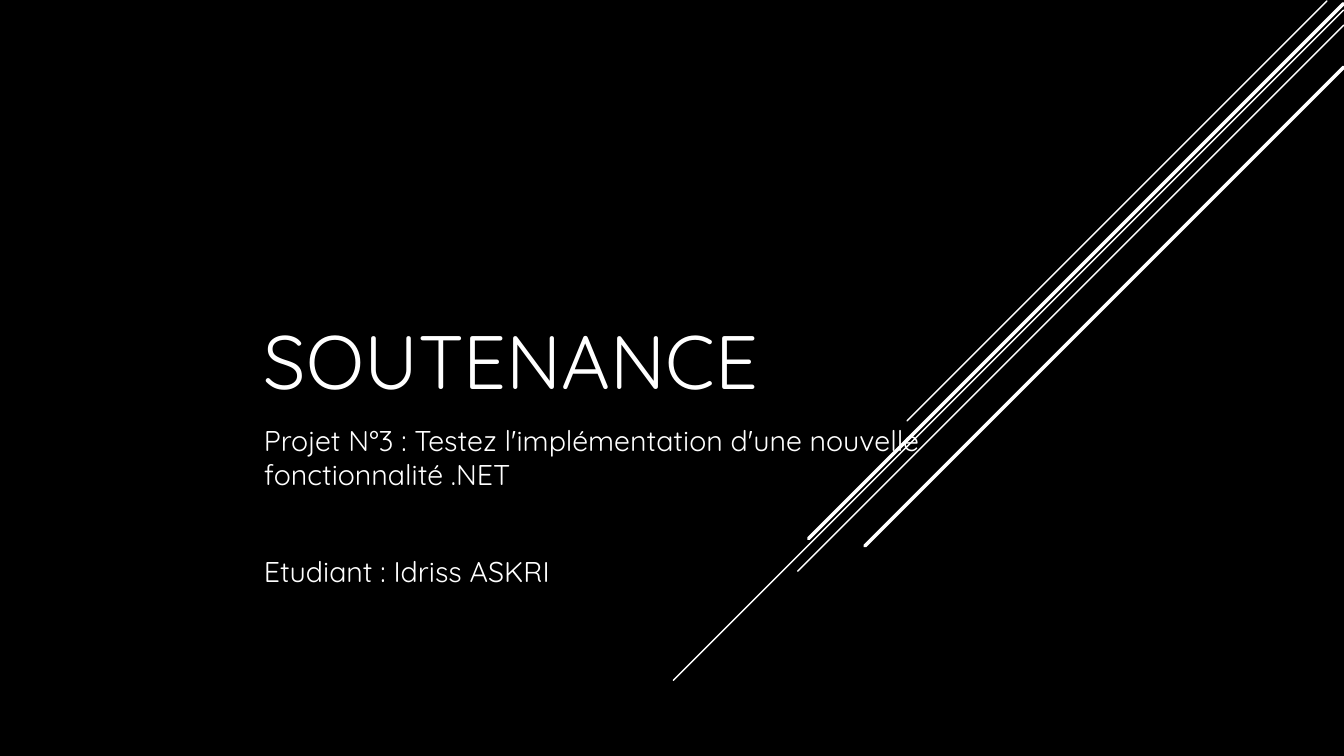
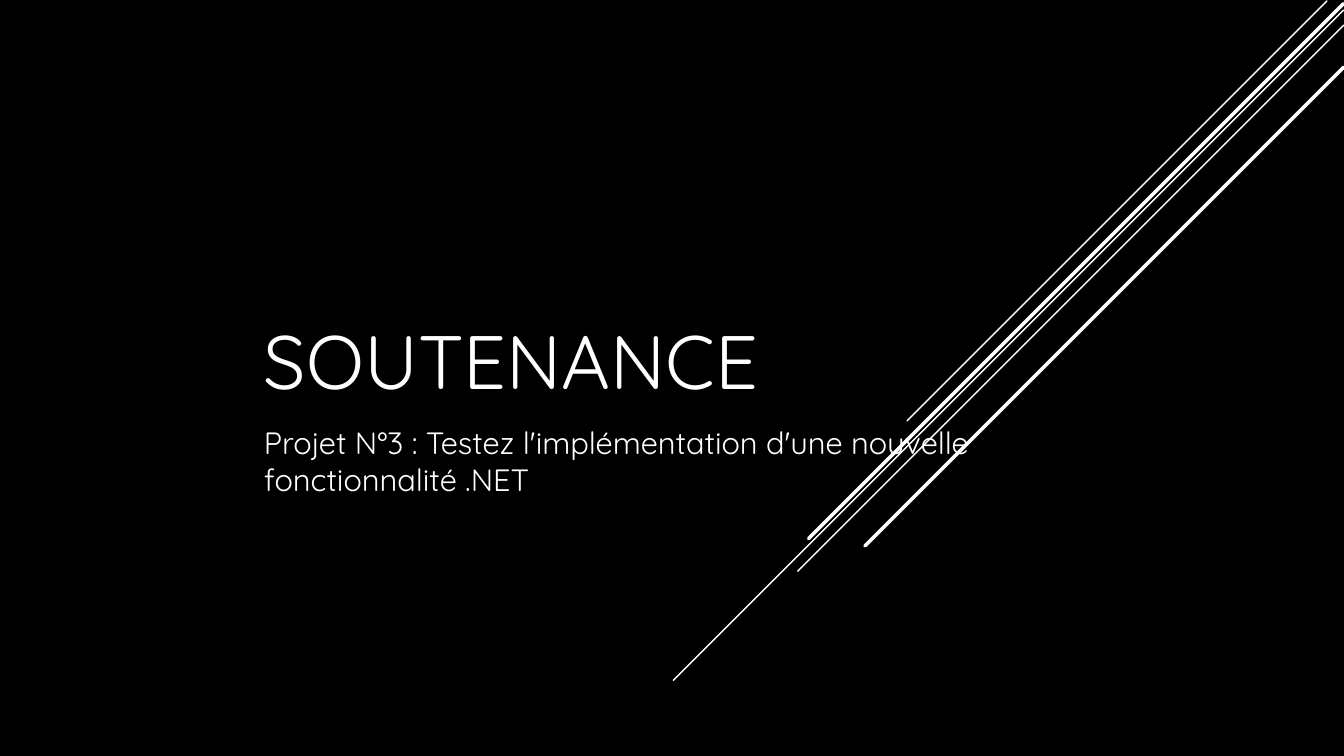
Before and after one commit to MrGenKis/Projet_n3, a slide deck: slide 1 of Presentation.pptx. Drawn at 1344x756 pixels with LibreOffice and Linux fonts; fonts in the diff are those of the drawing; background and template pictures are left out. Boxes give left, top, right and bottom in pixels: in the first picture for what was removed or moved away, otherwise in the second. Text is boxed around its words. In the diff, an @@ line names an element or a change of style, - is before the commit and + after.

```diff
--- a/Presentation.pptx
+++ b/Presentation.pptx
@@ subtitle "Projet N°3 : Testez l'implémentation ..." at box(264, 422, 969, 492): size 20.4 to 22 pt @@
@@ subtitle at box(264, 561, 550, 583): paragraph removed @@
-Etudiant : Idriss ASKRI
```
Also in this commit, not shown: 1 slide removed, 6 other files.
